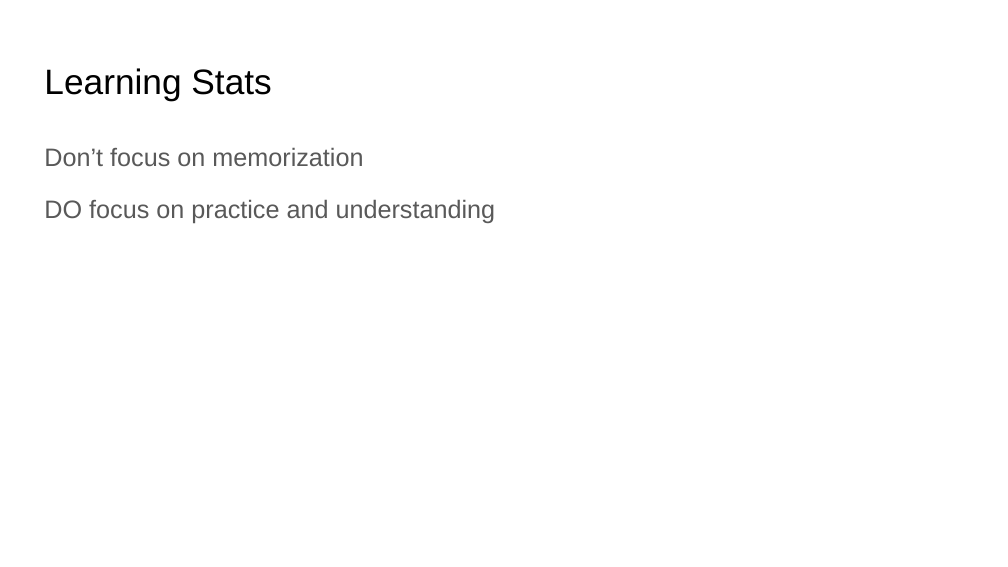
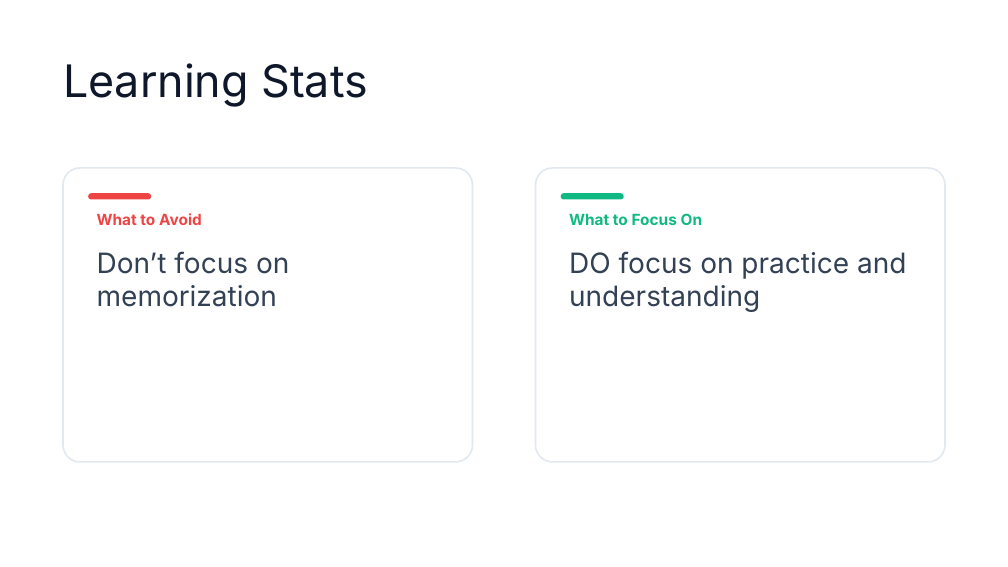
Before and after one commit to bmaitner/biometry_course, a slide deck: slide 12 of lectures/Lecture_01_course_introduction.pptx (slide 11 before the commit). Drawn at 1008x567 pixels with LibreOffice and Linux fonts; fonts in the diff are those of the drawing; background and template pictures are left out. Boxes give left, top, right and bottom in pixels: in the first picture for what was removed or moved away, otherwise in the second. Text is boxed around its words. In the diff, an @@ line names an element or a change of style, - is before the commit and + after.

```diff
--- a/lectures/Lecture_01_course_introduction.pptx
+++ b/lectures/Lecture_01_course_introduction.pptx
@@ text "Learning Stats": place and size @@
-text "Learning Stats" at bbox=[44, 68, 271, 100]
+text "Learning Stats" at bbox=[63, 63, 368, 107]
@@ text "Learning Stats" at bbox=[63, 63, 368, 107]: size 25.2 to 32 pt, font Arial to Inter, text colour #000000 to #0F172A @@
@@ rounded rectangle added at bbox=[62, 168, 472, 463], fill #FFFFFF, outline #E2E8F0 1.13 pt @@
@@ text "What to Focus On": place and size @@
-text "What to Focus On" at bbox=[44, 147, 496, 223]
+text "What to Focus On" at bbox=[569, 213, 906, 312]
@@ rounded rectangle added at bbox=[535, 168, 944, 463], fill #FFFFFF, outline #E2E8F0 1.13 pt @@
@@ rounded rectangle added at bbox=[89, 194, 151, 200], fill #EF4444 @@
@@ rounded rectangle added at bbox=[560, 194, 623, 200], fill #10B981 @@
@@ text added at bbox=[97, 213, 289, 307], 20 pt, text #334155 @@
+What to Avoid
+Don’t focus on memorization
@@ text at bbox=[569, 213, 702, 225]: text changed; size 18 to 11 pt; font Arial to Inter; text colour #595959 to #10B981; bold on @@
-Don’t focus on memorization
+What to Focus On
@@ text at bbox=[569, 251, 906, 312]: size 18 to 20 pt, font Arial to Inter, text colour #595959 to #334155 in "DO focus on practice and understanding"; line spacing 1.15 to 1; less space between paragraphs @@
```
Also in this commit, not shown: 18 other slides changed, 5 slides added, 4 slides removed, 1 other file.
